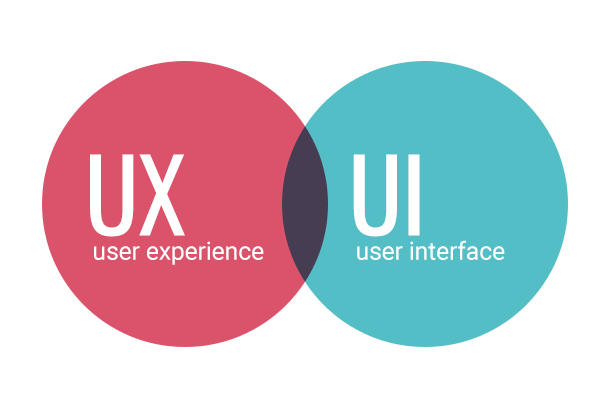
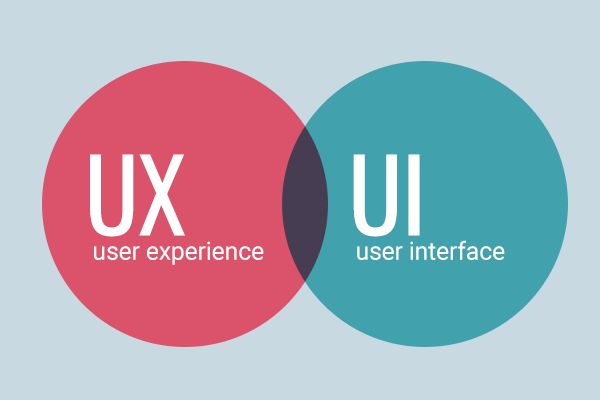
Layer changes from the first w=600, h=400 image to the second:
showed "Livello 3", painted on it over [0, 0, 600, 400]
